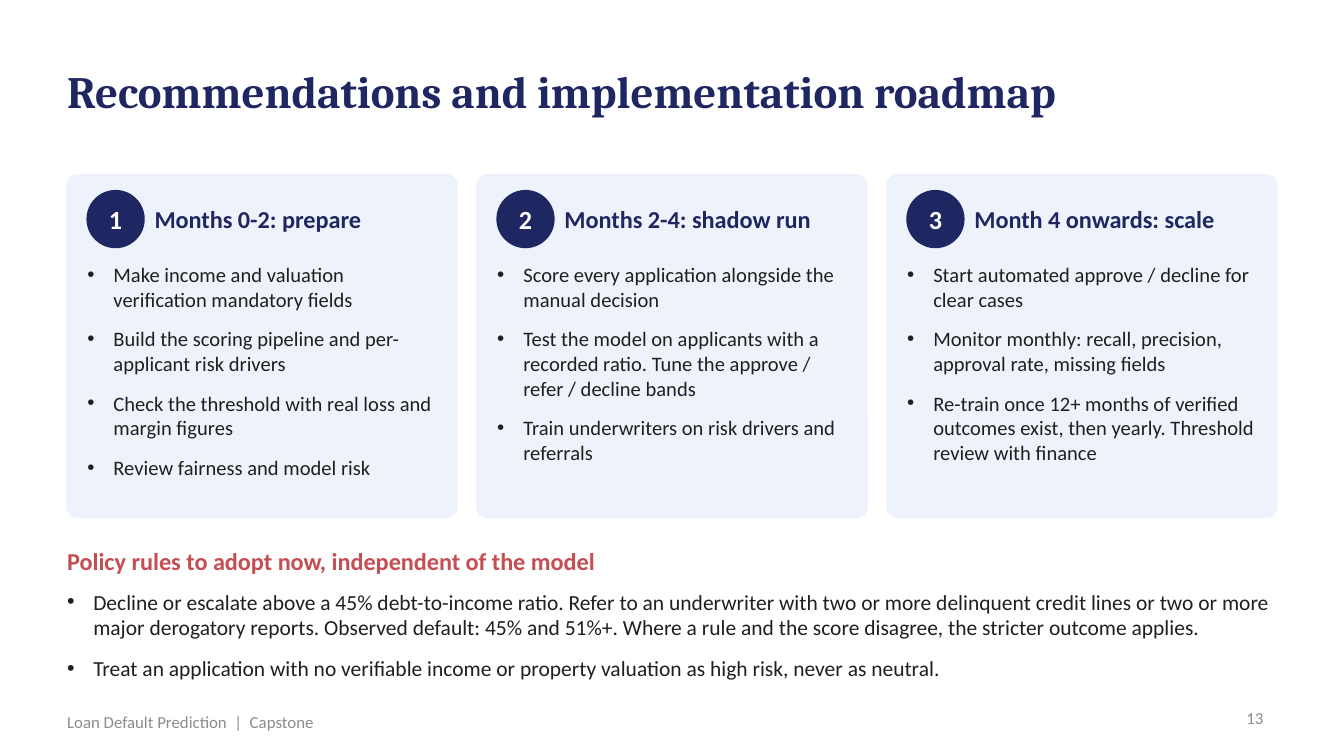
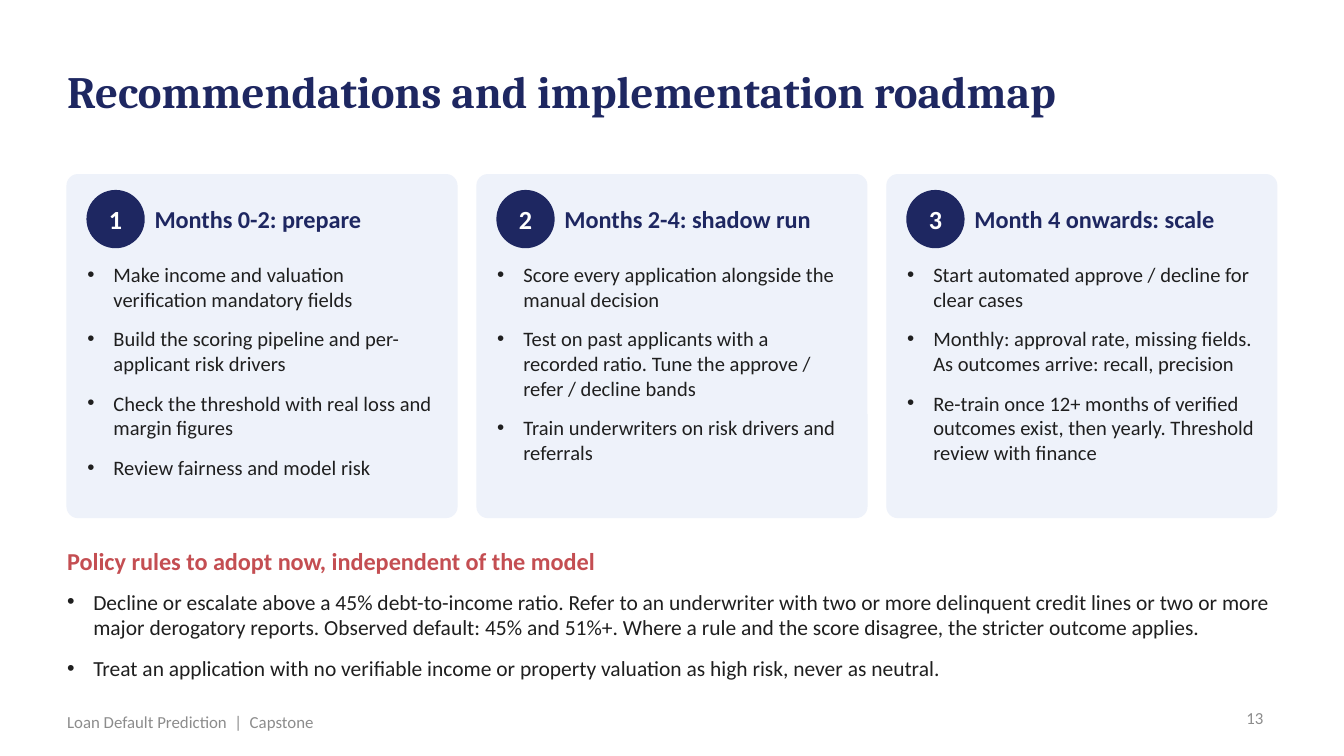
Before and after one commit to shubham1891/Personal-code, a slide deck: slide 13 of presentation/Loan_Default_Prediction_Presentation.pptx. Drawn at 1344x756 pixels with LibreOffice and Linux fonts; fonts in the diff are those of the drawing. Boxes give left, top, right and bottom in pixels: in the first picture for what was removed or moved away, otherwise in the second. Text is boxed around its words. In the diff, an @@ line names an element or a change of style, - is before the commit and + after.

```diff
--- a/presentation/Loan_Default_Prediction_Presentation.pptx
+++ b/presentation/Loan_Default_Prediction_Presentation.pptx
@@ text at box(523, 331, 798, 396): text changed @@
-• Test the model on applicants with a recorded ratio. Tune the approve / refer / decline bands
+• Test on past applicants with a recorded ratio. Tune the approve / refer / decline bands
@@ text at box(933, 331, 1252, 375): text changed @@
-• Monitor monthly: recall, precision, approval rate, missing fields
+• Monthly: approval rate, missing fields. As outcomes arrive: recall, precision
```
Also in this commit, not shown: 4 other slides changed, 20 other files.
